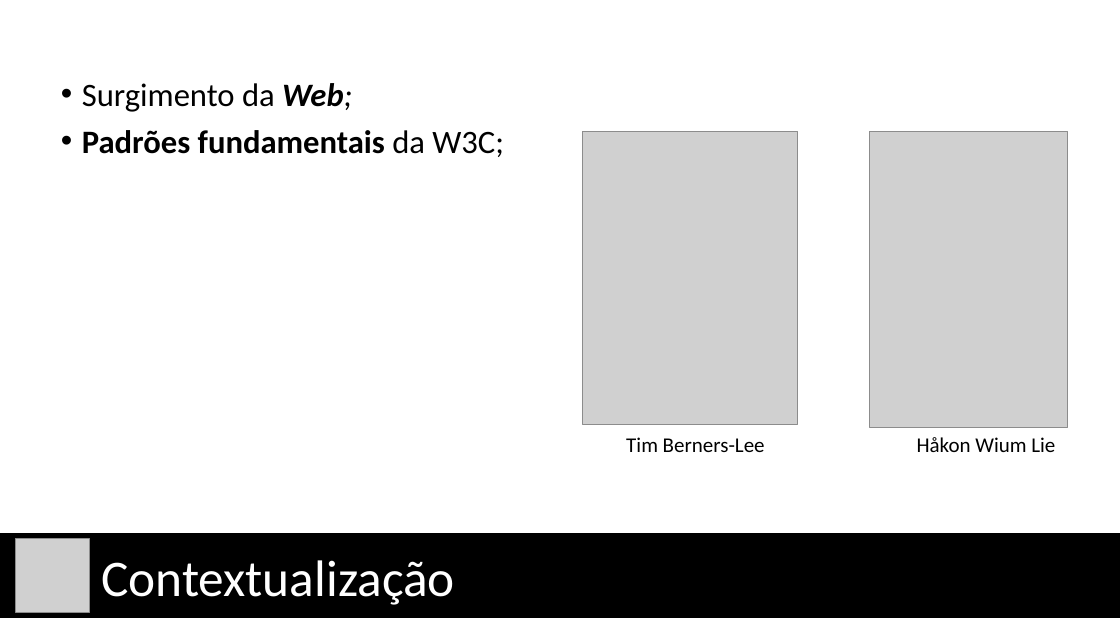
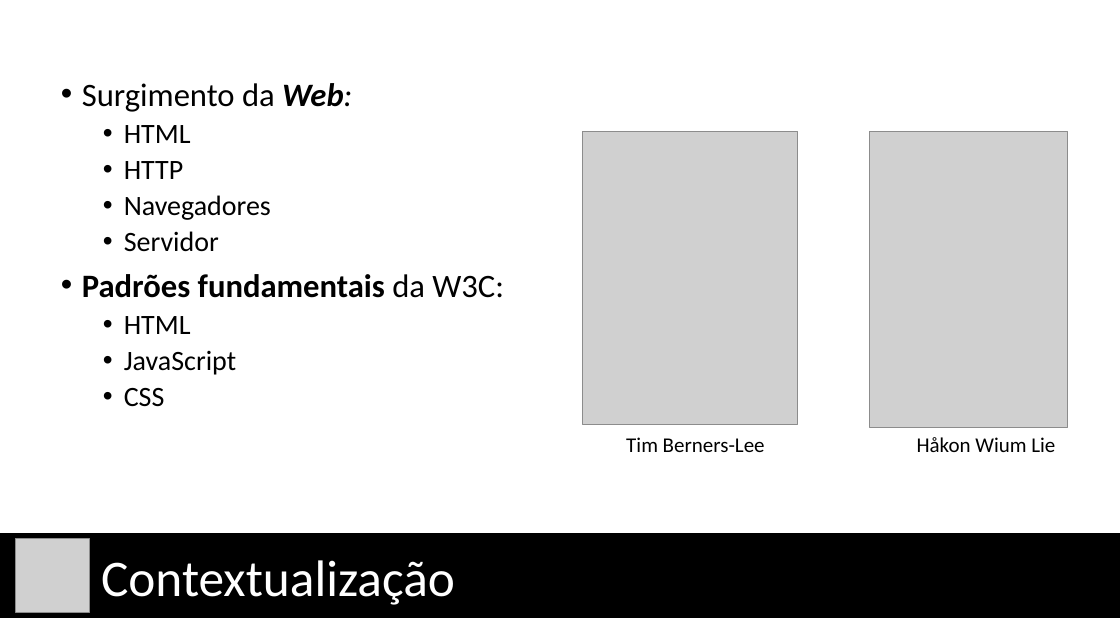
Before and after one commit to vcsalvador/TCC-I, a slide deck: slide 2 of Apresentação/Em Direção a uma Métrica de Qualidade e 2.pptx. Drawn at 1120x630 pixels with LibreOffice and Linux fonts; fonts in the diff are those of the drawing; grey boxes stand for pictures. Boxes give left, top, right and bottom in pixels: in the first picture for what was removed or moved away, otherwise in the second. Text is boxed around its words. In the diff, an @@ line names an element or a change of style, - is before the commit and + after.

```diff
--- a/Apresentação/Em Direção a uma Métrica de Qualidade e 2.pptx
+++ b/Apresentação/Em Direção a uma Métrica de Qualidade e 2.pptx
@@ text at (82,83,504,407): text changed; size 28 to 24 pt; bold off @@
-• Surgimento da Web;
-• Padrões fundamentais da W3C;
+• Surgimento da Web:
+  • HTML
+  • HTTP
+  • Navegadores
+  • Servidor
+• Padrões fundamentais da W3C:
+  • HTML
+  • JavaScript
+  • CSS
```
Also in this commit, not shown: 13 other slides changed, 3 slides added, 38 other files.
